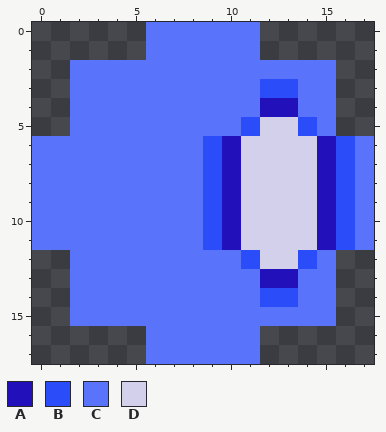
Pixel-art sprite, stored at Game/data/enemyfireball_01.png. This is how it looked before the edit.
The file is 90x90 pixels, drawn in blocks of 5x5; one block is one cell here.
Palette (. is transparent): A #2211bb  B #2a4cf9  C #5973fb  D #d3d0ec
Pixels before, first column x 0:
 0 ......CCCCCC......
 1 ......CCCCCC......
 2 ..CCCCCCCCCCCCCC..
 3 ..CCCCCCCCCCBBCC..
 4 ..CCCCCCCCCCAACC..
 5 ..CCCCCCCCCBDDBC..
 6 CCCCCCCCCBADDDDABC
 7 CCCCCCCCCBADDDDABC
 8 CCCCCCCCCBADDDDABC
 9 CCCCCCCCCBADDDDABC
10 CCCCCCCCCBADDDDABC
11 CCCCCCCCCBADDDDABC
12 ..CCCCCCCCCBDDBC..
13 ..CCCCCCCCCCAACC..
14 ..CCCCCCCCCCBBCC..
15 ..CCCCCCCCCCCCCC..
16 ......CCCCCC......
17 ......CCCCCC......
After:
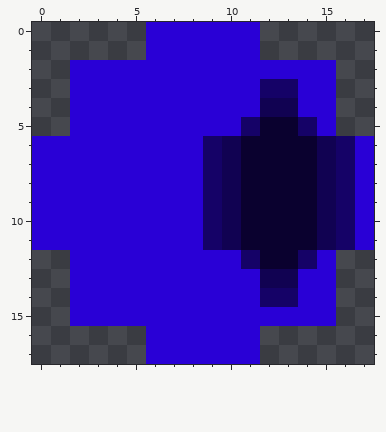
From old to new:
colour A: #2211bb -> #110252
colour B: #2a4cf9 -> #150267
colour C: #5973fb -> #2900d6
colour D: #d3d0ec -> #0a012f
